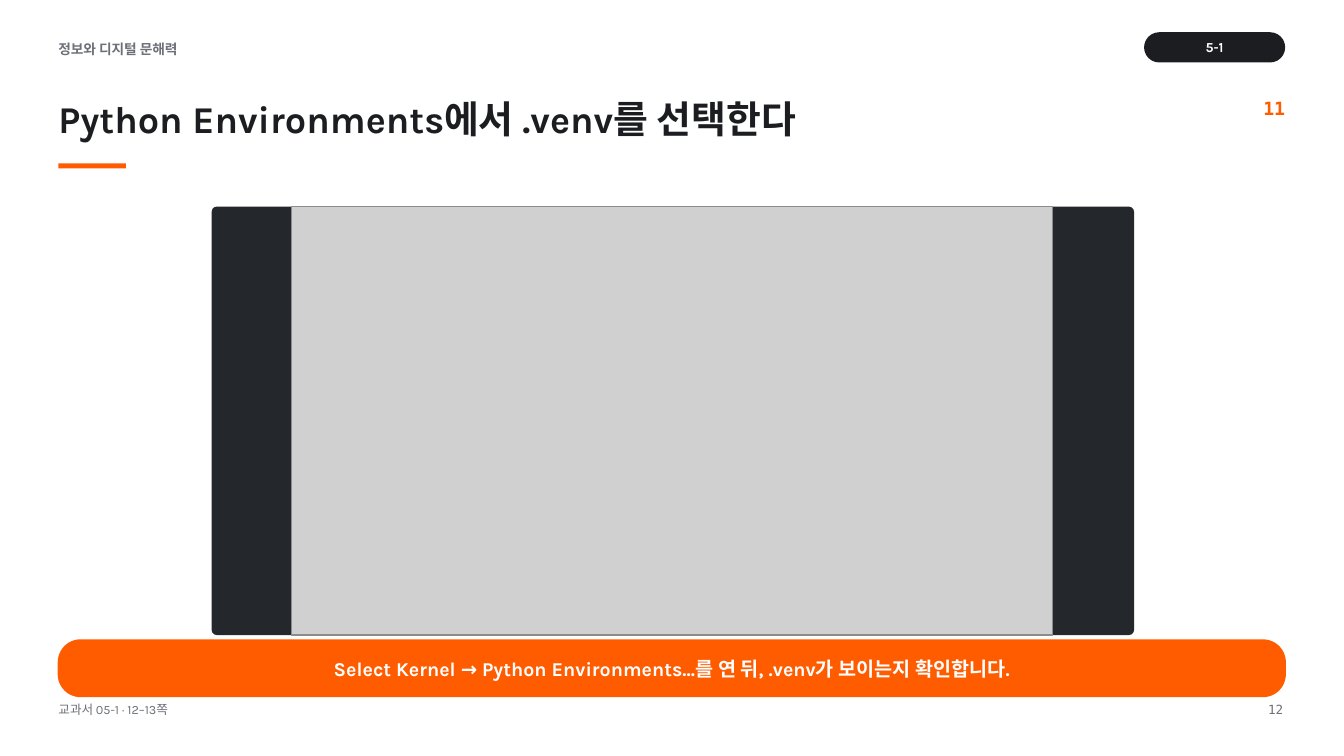
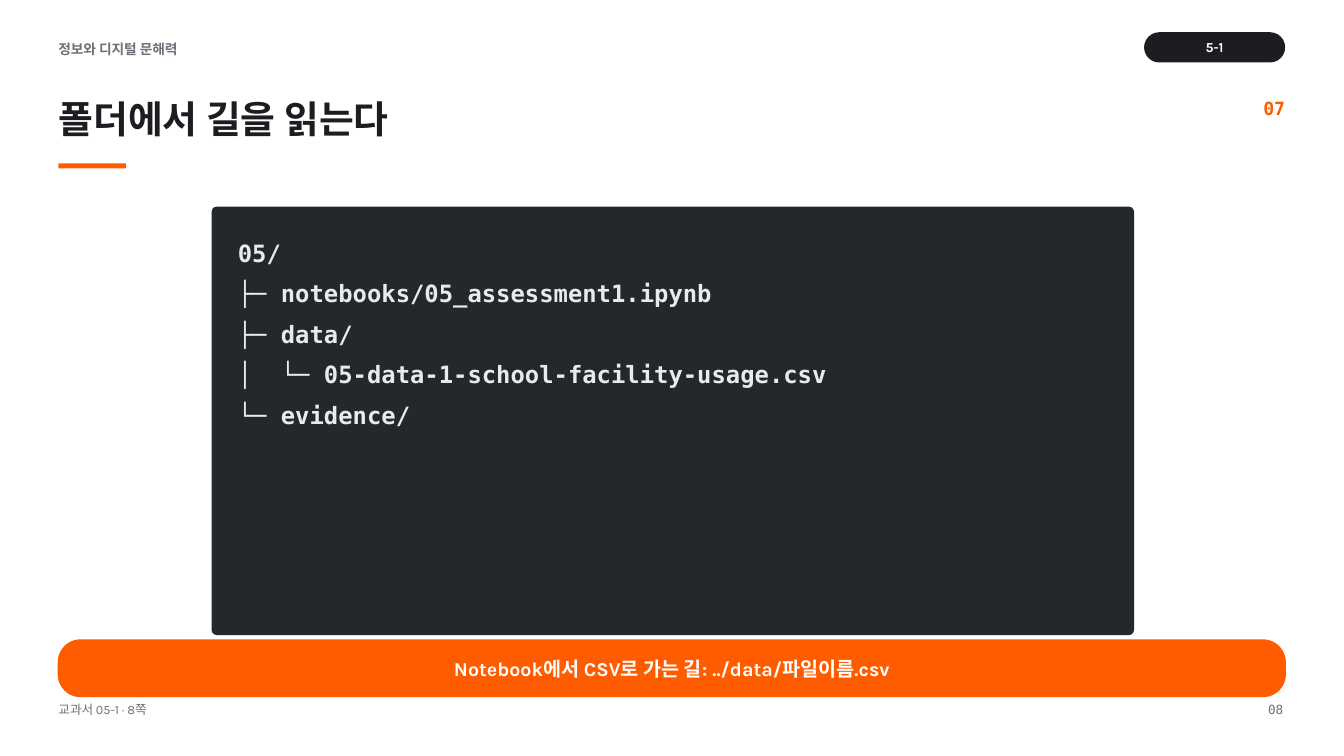
Before and after one commit to cozy819/2026-02__jdh, a slide deck: slide 8 of 05/ppt/05-1_수행평가_1_안내.pptx (slide 12 before the commit). Drawn at 1344x756 pixels with LibreOffice and Linux fonts; fonts in the diff are those of the drawing; grey boxes stand for pictures. Boxes give left, top, right and bottom in pixels: in the first picture for what was removed or moved away, otherwise in the second. Text is boxed around its words. In the diff, an @@ line names an element or a change of style, - is before the commit and + after.

```diff
--- a/05/ppt/05-1_수행평가_1_안내.pptx
+++ b/05/ppt/05-1_수행평가_1_안내.pptx
@@ text at (58,101,388,137): text changed @@
-Python Environments에서 .venv를 선택한다
+폴더에서 길을 읽는다
@@ text at (1263,101,1285,116): text changed @@
-11
+07
@@ picture removed at (291,207,1053,635) @@
@@ text added at (238,244,826,427), 17 pt, text #E8EAED, bold @@
+05/
+├─ notebooks/05_assessment1.ipynb
+├─ data/
+│ └─ 05-data-1-school-facility-usage.csv
+└─ evidence/
@@ text at (454,659,889,678): text changed @@
-Select Kernel → Python Environments...를 연 뒤, .venv가 보이는지 확인합니다.
+Notebook에서 CSV로 가는 길: ../data/파일이름.csv
@@ text at (58,703,146,715): text changed @@
-교과서 05-1 · 12–13쪽
+교과서 05-1 · 8쪽
@@ text at (1268,704,1283,714): text changed @@
-12
+08
```
Also in this commit, not shown: 7 other slides changed, 6 slides added, 8 slides removed, 31 other files.
